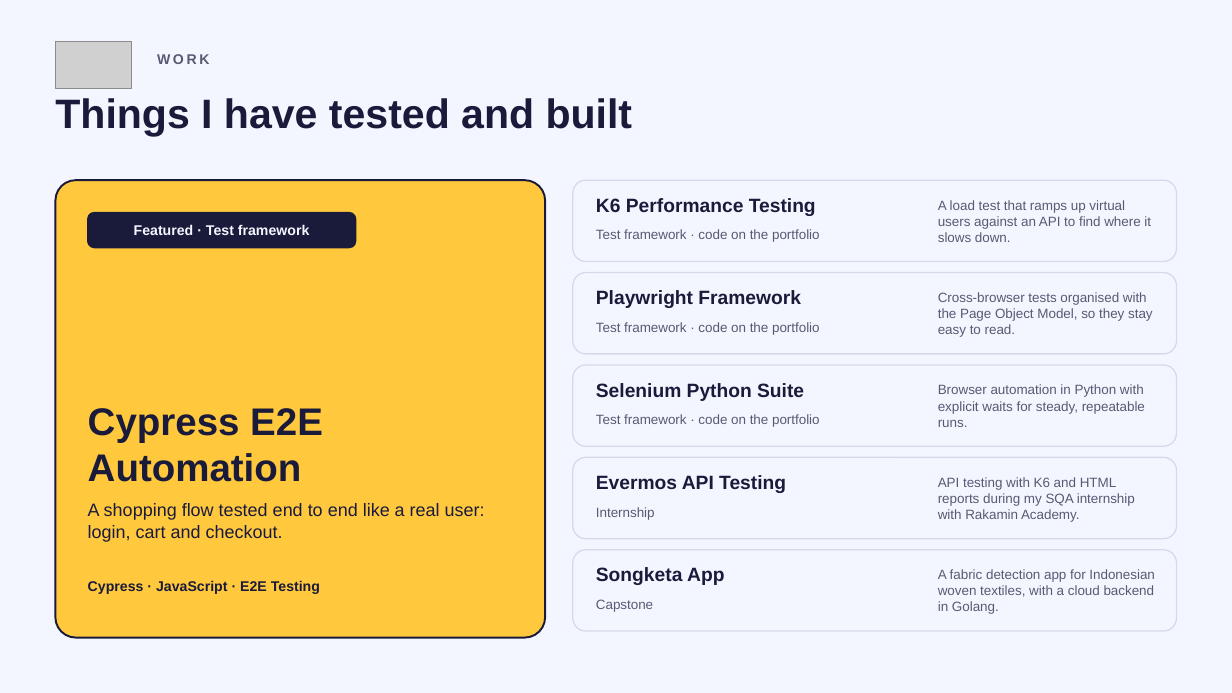
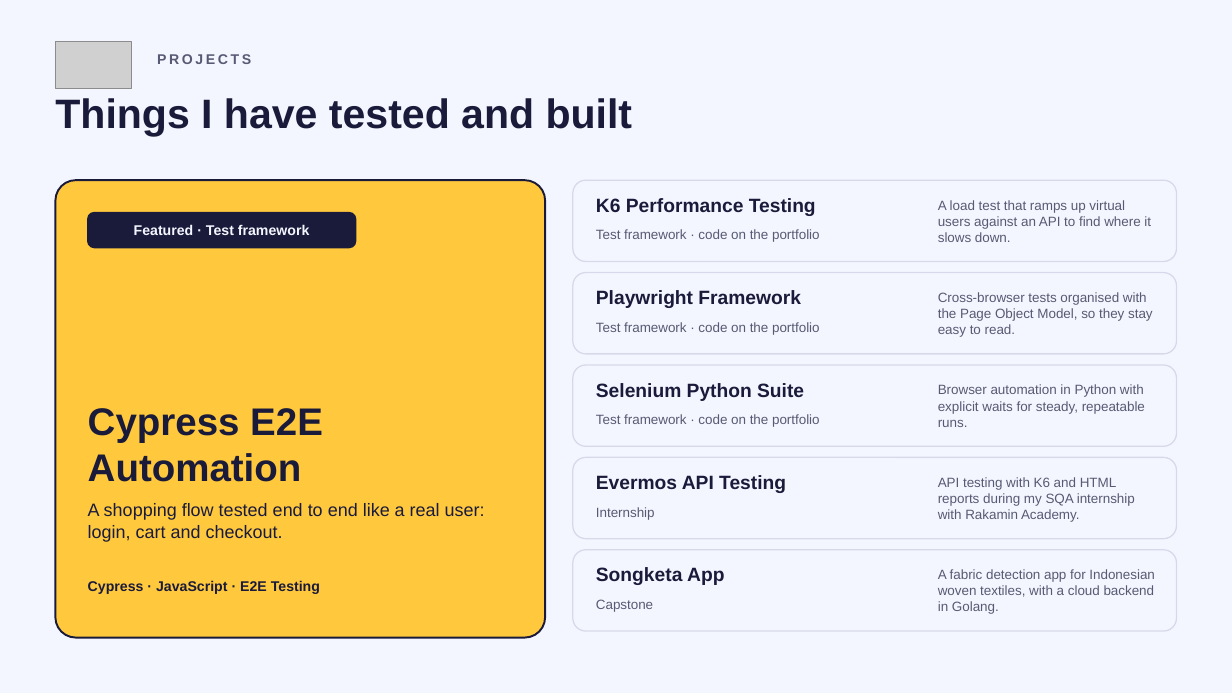
Before and after one commit to HyungMaulss/tegar-portfolio, a slide deck: slide 5 of public/Tegar-Maulana-Resume.pptx. Drawn at 1232x693 pixels with LibreOffice and Linux fonts; fonts in the diff are those of the drawing; grey boxes stand for pictures. Boxes give left, top, right and bottom in pixels: in the first picture for what was removed or moved away, otherwise in the second. Text is boxed around its words. In the diff, an @@ line names an element or a change of style, - is before the commit and + after.

Commit message:
Rename Work section to Projects (Proyek in Indonesian)
Nav link, section label, hero CTA and the #projects anchor; resume deck rebuilt.

```diff
--- a/public/Tegar-Maulana-Resume.pptx
+++ b/public/Tegar-Maulana-Resume.pptx
@@ text at <box>157,54,251,64</box>: text changed @@
-WORK
+PROJECTS
```
Also in this commit, not shown: 5 other files.
